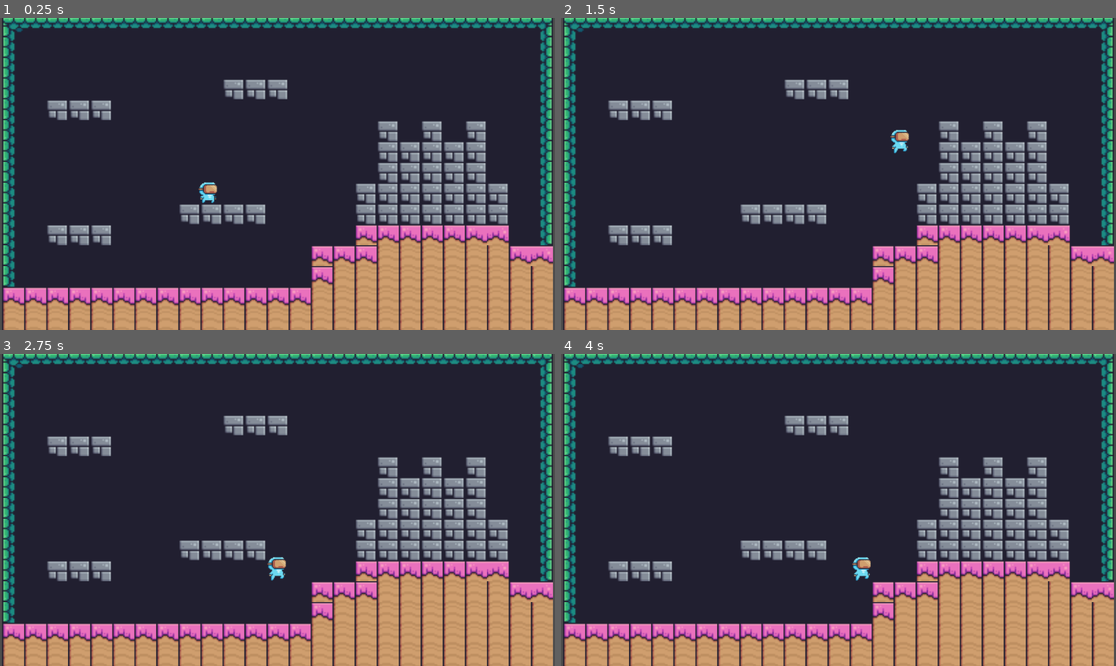
Above: before the commit, frames 1-4 (two rows, left to right).
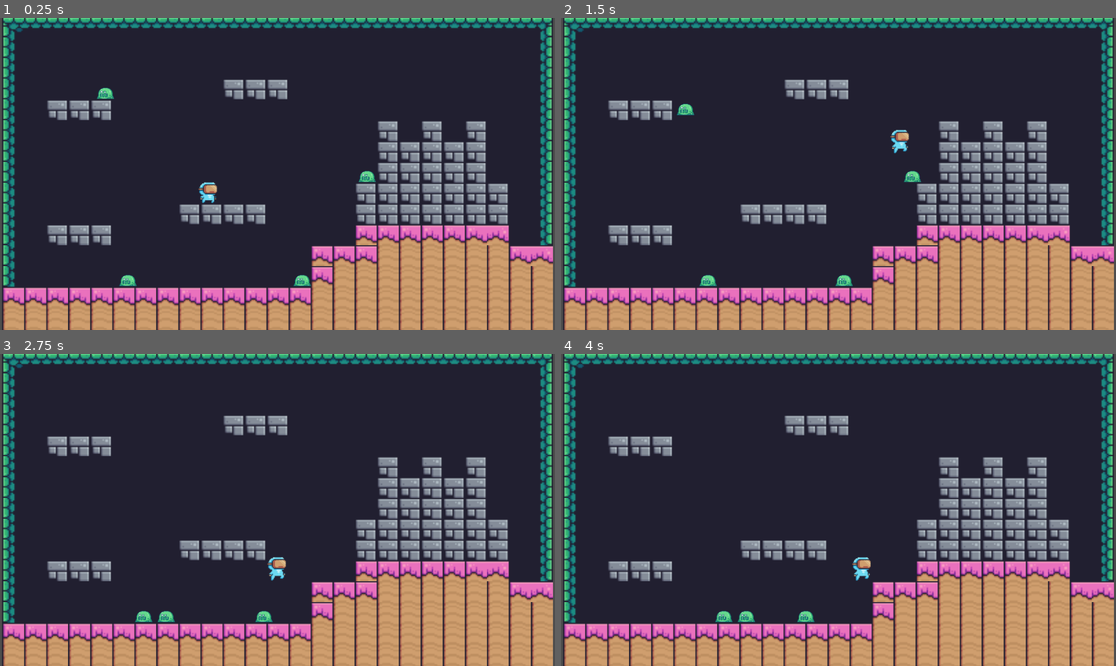
Above: after the commit, the same moments.

Repository: NotWallet/ADA
Game: Godot game, scene res://Main.tscn
Same seed, same stepped clock (60 frames per second), same inputs: the game is played once before the commit and once after it.
Inputs:
- Up to frame 1 (0.25 s): no input
- Up to frame 2 (1.5 s): tap Enter (ui_accept) at 0.5, 0.77 s; hold Right (ui_right) from 0.53 s (still down)
- Up to frame 3 (2.75 s): tap Enter (ui_accept) at 1.52 s; release Right (ui_right) at 2.03 s; hold Left (ui_left) from 2.03 s (still down)
- Up to frame 4 (4 s): release Left (ui_left) at 2.78 s; hold Right (ui_right) from 2.78 s (still down); tap Enter (ui_accept) at 3.02, 3.77 s

The runs differ from the first frame. In frame 1, 0.4% of the frame differs, in the area x 17-68%, y 22-86%; in frame 2, 0.4%, in the area x 20-65%, y 27-86%; in frame 3, 0.3%; in frame 4, 0.3%.

Commit message:
Added Enemies

Diff:
--- a/project/Main.tscn
+++ b/project/Main.tscn
@@ -1,7 +1,8 @@
-[gd_scene load_steps=5 format=3 uid="uid://dmo4jdge1oxtg"]
-
-[ext_resource type="Texture2D" uid="uid://bctn1fe08kwah" path="res://Terrain (16x16).png" id="1_qi17l"]
+[gd_scene load_steps=6 format=3 uid="uid://dmo4jdge1oxtg"]
+
+[ext_resource type="Texture2D" uid="uid://bctn1fe08kwah" path="res://Graphics/Terrain (16x16).png" id="1_qi17l"]
 [ext_resource type="PackedScene" uid="uid://bfwr1cfb3rh40" path="res://Scenes/MainChara.tscn" id="2_2ftwx"]
+[ext_resource type="PackedScene" uid="uid://dldxlqosojy3a" path="res://enemy1.tscn" id="3_7v1x7"]
 
 [sub_resource type="TileSetAtlasSource" id="TileSetAtlasSource_xsf5u"]
 texture = ExtResource("1_qi17l")
@@ -486,9 +487,21 @@
 format = 2
 layer_0/tile_data = PackedInt32Array(851968, 393216, 8, 851969, 393216, 8, 851970, 393216, 8, 851971, 393216, 8, 851972 …(7085 unchanged characters)…
 
-[node name="CharacterBody2D" parent="." instance=ExtResource("2_2ftwx")]
+[node name="Player" parent="." instance=ExtResource("2_2ftwx")]
 position = Vector2(223, 260)
 
 [node name="Camera2D" type="Camera2D" parent="."]
 position = Vector2(599, 364)
 zoom = Vector2(0.953, 0.9)
+
+[node name="Enemy" parent="." instance=ExtResource("3_7v1x7")]
+position = Vector2(786, 376)
+
+[node name="Enemy2" parent="." instance=ExtResource("3_7v1x7")]
+position = Vector2(647, 619)
+
+[node name="Enemy3" parent="." instance=ExtResource("3_7v1x7")]
+position = Vector2(265, 622)
+
+[node name="Enemy4" parent="." instance=ExtResource("3_7v1x7")]
+position = Vector2(216, 193)
--- a/project/Scenes/MainChara.gd
+++ b/project/Scenes/MainChara.gd
@@ -11,6 +11,7 @@
 var isHit = velocity.y<1 and velocity.y>-1
 
 var Jumps = 2
+var Health = 3
 
 func _physics_process(delta):
 	# Add the gravity.
@@ -48,3 +49,10 @@
 	sprite_2d.flip_h = isLeft
 	if not is_on_floor() and isHit:
 		$FallSound.play()
+
+
+func TakeDamage(amount):
+	Health -= amount
+	if Health < 0:
+		#end game
+		pass
--- a/project/Scenes/MainChara.tscn
+++ b/project/Scenes/MainChara.tscn
@@ -1,55 +1,55 @@
 [gd_scene load_steps=39 format=3 uid="uid://bfwr1cfb3rh40"]
 
 [ext_resource type="Script" path="res://Scenes/MainChara.gd" id="1_6vknk"]
-[ext_resource type="Texture2D" uid="uid://dheemweysjqo" path="res://Jump (32x32).png" id="1_op3ms"]
-[ext_resource type="Texture2D" uid="uid://cgg0cebvknja5" path="res://Idle (32x32).png" id="2_im6n5"]
-[ext_resource type="Texture2D" uid="uid://dujikcgrif1il" path="res://Double Jump (32x32).png" id="3_6kc0b"]
-[ext_resource type="Texture2D" uid="uid://b0d7fugb2nsjb" path="res://Run (32x32).png" id="5_au5tx"]
+[ext_resource type="Texture2D" uid="uid://cgg0cebvknja5" path="res://Graphics/Idle (32x32).png" id="2_it2iw"]
+[ext_resource type="Texture2D" uid="uid://dujikcgrif1il" path="res://Graphics/Double Jump (32x32).png" id="3_6kc0b"]
+[ext_resource type="Texture2D" uid="uid://dheemweysjqo" path="res://Graphics/Jump (32x32).png" id="4_cutpn"]
+[ext_resource type="Texture2D" uid="uid://b0d7fugb2nsjb" path="res://Graphics/Run (32x32).png" id="5_au5tx"]
 [ext_resource type="AudioStream" uid="uid://bn5u7gplb4bfy" path="res://mixkit-player-jumping-in-a-video-game-2043.wav" id="6_jaoo8"]
 [ext_resource type="AudioStream" uid="uid://c56tiivaq3gis" path="res://splat2ogg-14668.mp3" id="7_nsa78"]
 
 [sub_resource type="AtlasTexture" id="AtlasTexture_t0vfa"]
-atlas = ExtResource("2_im6n5")
+atlas = ExtResource("2_it2iw")
 region = Rect2(0, 0, 32, 32)
 
 [sub_resource type="AtlasTexture" id="AtlasTexture_0jfvr"]
-atlas = ExtResource("2_im6n5")
+atlas = ExtResource("2_it2iw")
 region = Rect2(32, 0, 32, 32)
 
 [sub_resource type="AtlasTexture" id="AtlasTexture_j8u70"]
-atlas = ExtResource("2_im6n5")
+atlas = ExtResource("2_it2iw")
 region = Rect2(64, 0, 32, 32)
 
 [sub_resource type="AtlasTexture" id="AtlasTexture_frc8q"]
-atlas = ExtResource("2_im6n5")
+atlas = ExtResource("2_it2iw")
 region = Rect2(96, 0, 32, 32)
 
 [sub_resource type="AtlasTexture" id="AtlasTexture_yyuih"]
-atlas = ExtResource("2_im6n5")
+atlas = ExtResource("2_it2iw")
 region = Rect2(128, 0, 32, 32)
 
 [sub_resource type="AtlasTexture" id="AtlasTexture_vobqh"]
-atlas = ExtResource("2_im6n5")
+atlas = ExtResource("2_it2iw")
 region = Rect2(160, 0, 32, 32)
 
 [sub_resource type="AtlasTexture" id="AtlasTexture_3g8dc"]
-atlas = ExtResource("2_im6n5")
+atlas = ExtResource("2_it2iw")
 region = Rect2(192, 0, 32, 32)
 
 [sub_resource type="AtlasTexture" id="AtlasTexture_2agp3"]
-atlas = ExtResource("2_im6n5")
+atlas = ExtResource("2_it2iw")
 region = Rect2(224, 0, 32, 32)
 
 [sub_resource type="AtlasTexture" id="AtlasTexture_pp672"]
-atlas = ExtResource("2_im6n5")
+atlas = ExtResource("2_it2iw")
 region = Rect2(256, 0, 32, 32)
 
 [sub_resource type="AtlasTexture" id="AtlasTexture_npumm"]
-atlas = ExtResource("2_im6n5")
+atlas = ExtResource("2_it2iw")
 region = Rect2(288, 0, 32, 32)
 
 [sub_resource type="AtlasTexture" id="AtlasTexture_h5nlo"]
-atlas = ExtResource("2_im6n5")
+atlas = ExtResource("2_it2iw")
 region = Rect2(320, 0, 32, 32)
 
 [sub_resource type="AtlasTexture" id="AtlasTexture_05bj1"]
@@ -189,7 +189,7 @@
 }, {
 "frames": [{
 "duration": 1.0,
-"texture": ExtResource("1_op3ms")
+"texture": ExtResource("4_cutpn")
 }],
 "loop": true,
 "name": &"jumping",
@@ -240,7 +240,7 @@
 [sub_resource type="RectangleShape2D" id="RectangleShape2D_dedso"]
 size = Vector2(44, 52)
 
-[node name="CharacterBody2D" type="CharacterBody2D"]
+[node name="Player" type="CharacterBody2D"]
 script = ExtResource("1_6vknk")
 
 [node name="Sprite2D" type="AnimatedSprite2D" parent="."]
--- a/project/enemy1.gd
+++ b/project/enemy1.gd
@@ -1,28 +1,31 @@
 extends CharacterBody2D
 
 
-var SPEED = 1
+var SPEED = 2000
 
 # Get the gravity from the project settings to be synced with RigidBody nodes.
 var gravity = ProjectSettings.get_setting("physics/2d/default_gravity")
 
+var direction = 1
+
 
 func _physics_process(delta):
-	# Add the gravity.
-	if not is_on_floor():
-		velocity.y += gravity * delta
+	# Apply gravity
+	velocity.y += gravity * delta
 
-	position.y += SPEED
-	if position.y > 100:
-		SPEED -= 1
-	if position.y <= 0:
-		SPEED += 1
+	# Move horizontally
+	velocity.x = SPEED * direction * delta
+	move_and_slide()
 
-	move_and_slide()
+	if is_on_wall():
+		direction *= -1
 
 
 
 
-func _on_area_2d_body_entered(body):
+
+
+func _on_stomp_body_entered(body):
+	print(body.name)
 	if body.name == "Player":
-		self.queue
+		self.queue_free()
--- a/project/enemy1.tscn
+++ b/project/enemy1.tscn
@@ -1,81 +1,93 @@
-[gd_scene load_steps=15 format=3 uid="uid://dldxlqosojy3a"]
+[gd_scene load_steps=16 format=3 uid="uid://dldxlqosojy3a"]
 
 [ext_resource type="Script" path="res://enemy1.gd" id="1_0jgd6"]
+[ext_resource type="Texture2D" uid="uid://bybmjlsta7doy" path="res://Graphics/Idle-Run (44x30).png" id="2_hxjbt"]
 
 [sub_resource type="RectangleShape2D" id="RectangleShape2D_20xan"]
 size = Vector2(35, 28)
 
-[sub_resource type="AtlasTexture" id="AtlasTexture_86exr"]
+[sub_resource type="AtlasTexture" id="AtlasTexture_ld12r"]
+atlas = ExtResource("2_hxjbt")
 region = Rect2(0, 0, 44, 30)
 
-[sub_resource type="AtlasTexture" id="AtlasTexture_6nvu5"]
+[sub_resource type="AtlasTexture" id="AtlasTexture_uinmu"]
+atlas = ExtResource("2_hxjbt")
 region = Rect2(44, 0, 44, 30)
 
-[sub_resource type="AtlasTexture" id="AtlasTexture_ha0a4"]
+[sub_resource type="AtlasTexture" id="AtlasTexture_y2uht"]
+atlas = ExtResource("2_hxjbt")
 region = Rect2(88, 0, 44, 30)
 
-[sub_resource type="AtlasTexture" id="AtlasTexture_5r3ed"]
+[sub_resource type="AtlasTexture" id="AtlasTexture_e5767"]
+atlas = ExtResource("2_hxjbt")
 region = Rect2(132, 0, 44, 30)
 
-[sub_resource type="AtlasTexture" id="AtlasTexture_anihb"]
+[sub_resource type="AtlasTexture" id="AtlasTexture_yhbwv"]
+atlas = ExtResource("2_hxjbt")
 region = Rect2(176, 0, 44, 30)
 
-[sub_resource type="AtlasTexture" id="AtlasTexture_6pmnp"]
+[sub_resource type="AtlasTexture" id="AtlasTexture_slwig"]
+atlas = ExtResource("2_hxjbt")
 region = Rect2(220, 0, 44, 30)
 
-[sub_resource type="AtlasTexture" id="AtlasTexture_70hwf"]
+[sub_resource type="AtlasTexture" id="AtlasTexture_jl8tk"]
+atlas = ExtResource("2_hxjbt")
 region = Rect2(264, 0, 44, 30)
 
-[sub_resource type="AtlasTexture" id="AtlasTexture_lca7j"]
+[sub_resource type="AtlasTexture" id="AtlasTexture_kla7a"]
+atlas = ExtResource("2_hxjbt")
 region = Rect2(308, 0, 44, 30)
 
-[sub_resource type="AtlasTexture" id="AtlasTexture_1483n"]
+[sub_resource type="AtlasTexture" id="AtlasTexture_wmn14"]
+atlas = ExtResource("2_hxjbt")
 region = Rect2(352, 0, 44, 30)
 
-[sub_resource type="AtlasTexture" id="AtlasTexture_gl4sc"]
+[sub_resource type="AtlasTexture" id="AtlasTexture_ffn8x"]
+atlas = ExtResource("2_hxjbt")
 region = Rect2(396, 0, 44, 30)
 
 [sub_resource type="SpriteFrames" id="SpriteFrames_salnq"]
 animations = [{
 "frames": [{
 "duration": 1.0,
-"texture": SubResource("AtlasTexture_86exr")
+"texture": SubResource("AtlasTexture_ld12r")
 }, {
 "duration": 1.0,
-"texture": SubResource("AtlasTexture_6nvu5")
+"texture": SubResource("AtlasTexture_uinmu")
 }, {
 "duration": 1.0,
-"texture": SubResource("AtlasTexture_ha0a4")
+"texture": SubResource("AtlasTexture_y2uht")
 }, {
 "duration": 1.0,
-"texture": SubResource("AtlasTexture_5r3ed")
+"texture": SubResource("AtlasTexture_e5767")
 }, {
 "duration": 1.0,
-"texture": SubResource("AtlasTexture_anihb")
+"texture": SubResource("AtlasTexture_yhbwv")
 }, {
 "duration": 1.0,
-"texture": SubResource("AtlasTexture_6pmnp")
+"texture": SubResource("AtlasTexture_slwig")
 }, {
 "duration": 1.0,
-"texture": SubResource("AtlasTexture_70hwf")
+"texture": SubResource("AtlasTexture_jl8tk")
 }, {
 "duration": 1.0,
-"texture": SubResource("AtlasTexture_lca7j")
+"texture": SubResource("AtlasTexture_kla7a")
 }, {
 "duration": 1.0,
-"texture": SubResource("AtlasTexture_1483n")
+"texture": SubResource("AtlasTexture_wmn14")
 }, {
 "duration": 1.0,
-"texture": SubResource("AtlasTexture_gl4sc")
+"texture": SubResource("AtlasTexture_ffn8x")
 }],
 "loop": true,
-"name": &"idle",
+"name": &"Idle",
 "speed": 5.0
 }]
 
 [sub_resource type="RectangleShape2D" id="RectangleShape2D_wf2p8"]
+size = Vector2(31, 8)
 
-[node name="CharacterBody2D" type="CharacterBody2D"]
+[node name="Enemy" type="CharacterBody2D"]
 script = ExtResource("1_0jgd6")
 
 [node name="CollisionShape2D" type="CollisionShape2D" parent="."]
@@ -85,13 +97,13 @@
 [node name="AnimatedSprite2D" type="AnimatedSprite2D" parent="."]
 position = Vector2(0, -15)
 sprite_frames = SubResource("SpriteFrames_salnq")
-animation = &"idle"
+animation = &"Idle"
 
-[node name="Area2D" type="Area2D" parent="."]
+[node name="Stomp" type="Area2D" parent="."]
 position = Vector2(-3, -9)
 
-[node name="CollisionShape2D" type="CollisionShape2D" parent="Area2D"]
-position = Vector2(2, -2)
+[node name="CollisionShape2D" type="CollisionShape2D" parent="Stomp"]
+position = Vector2(2.5, -19)
 shape = SubResource("RectangleShape2D_wf2p8")
 
-[connection signal="body_entered" from="Area2D" to="." method="_on_area_2d_body_entered"]
+[connection signal="body_entered" from="Stomp" to="." method="_on_stomp_body_entered"]
Renamed: project/Double Jump (32x32).png -> project/Graphics/Double Jump (32x32).png
Not shown, changed: project/Graphics/Double Jump (32x32).png.import
Renamed: project/Idle (32x32).png -> project/Graphics/Idle (32x32).png
Not shown, changed: project/Graphics/Idle (32x32).png.import
Binary file added: project/Graphics/Idle-Run (44x30).png
Not shown, added: project/Graphics/Idle-Run (44x30).png.import
Renamed: project/Jump (32x32).png -> project/Graphics/Jump (32x32).png
Not shown, changed: project/Graphics/Jump (32x32).png.import
Renamed: project/Purple.png -> project/Graphics/Purple.png
Not shown, changed: project/Graphics/Purple.png.import
Renamed: project/Run (32x32).png -> project/Graphics/Run (32x32).png
Not shown, changed: project/Graphics/Run (32x32).png.import
(and 2 more such lines)
